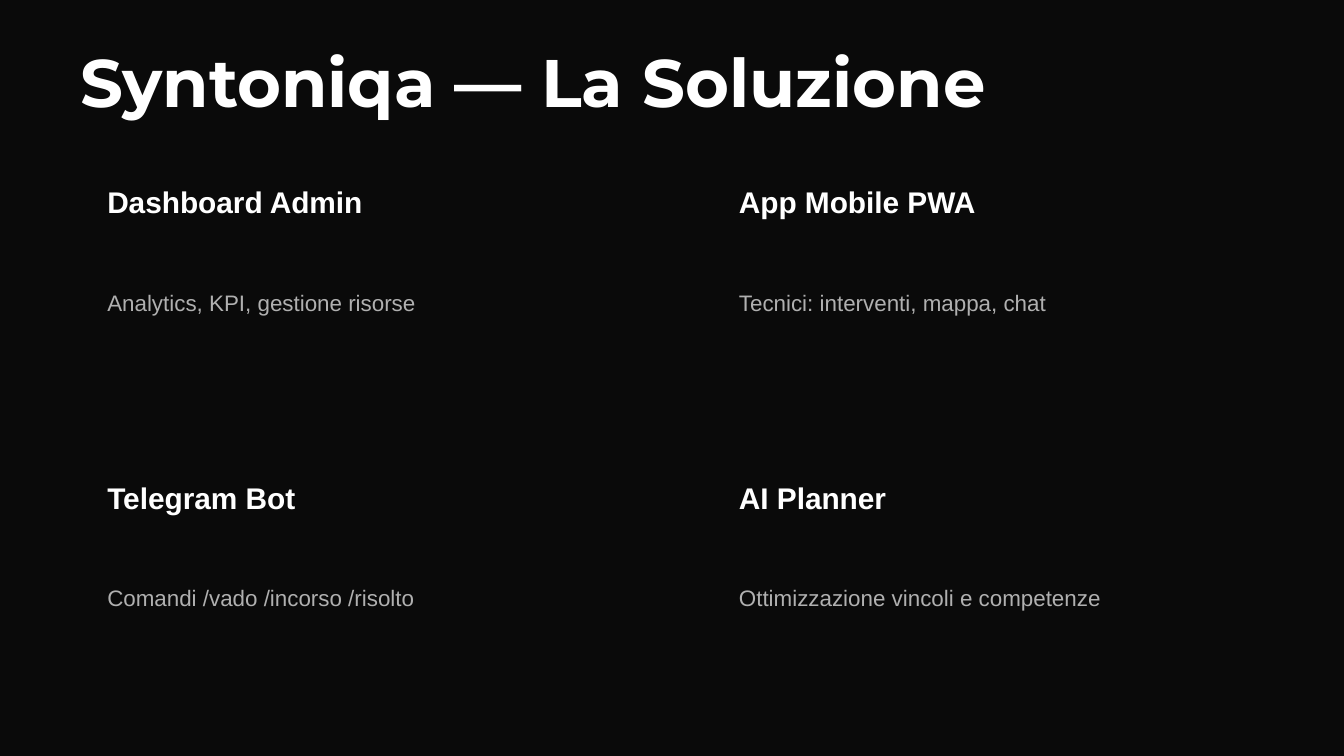
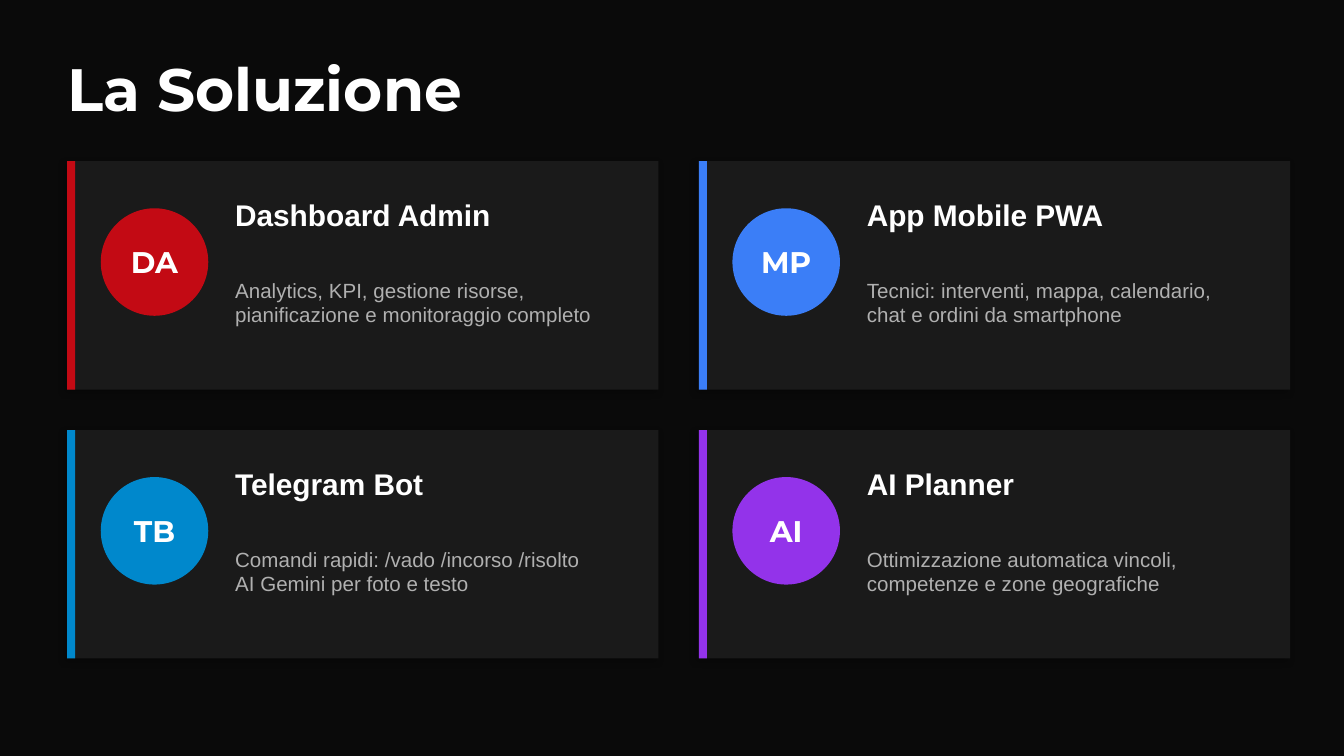
Before and after one commit to fieldforcemrser2026/syntoniqa, a slide deck: slide 4 of docs/01_Executive_Deck.pptx. Drawn at 1344x756 pixels with LibreOffice and Linux fonts; fonts in the diff are those of the drawing. Boxes give left, top, right and bottom in pixels: in the first picture for what was removed or moved away, otherwise in the second. Text is boxed around its words. In the diff, an @@ line names an element or a change of style, - is before the commit and + after.

```diff
--- a/docs/01_Executive_Deck.pptx
+++ b/docs/01_Executive_Deck.pptx
@@ text at bbox=[67, 64, 462, 112]: text changed; size 36 to 32 pt @@
-Syntoniqa — La Soluzione
+La Soluzione
@@ rectangle added at bbox=[67, 161, 659, 390], fill #1A1A1A @@
@@ rectangle added at bbox=[67, 161, 75, 390], fill #C30A14 @@
@@ rectangle added at bbox=[699, 161, 1290, 390], fill #1A1A1A @@
@@ rectangle added at bbox=[699, 161, 707, 390], fill #3B7EF7 @@
@@ ellipse added at bbox=[101, 208, 208, 316], fill #C30A14 @@
@@ text "Dashboard Admin": place and size @@
-text "Dashboard Admin" at bbox=[107, 191, 363, 214]
+text "Dashboard Admin" at bbox=[235, 204, 491, 227]
@@ ellipse added at bbox=[732, 208, 840, 316], fill #3B7EF7 @@
@@ text "App Mobile PWA": place and size @@
-text "App Mobile PWA" at bbox=[739, 191, 975, 218]
+text "App Mobile PWA" at bbox=[867, 204, 1103, 232]
@@ text added at bbox=[131, 252, 178, 273], 16 pt, text #FFFFFF, bold @@
+DA
@@ text added at bbox=[761, 252, 811, 273], 16 pt, text #FFFFFF, bold @@
+MP
@@ text at bbox=[235, 283, 590, 326]: text changed; size 12 to 11 pt @@
-Analytics, KPI, gestione risorse
+Analytics, KPI, gestione risorse,
+pianificazione e monitoraggio completo
@@ text at bbox=[867, 283, 1211, 326]: text changed; size 12 to 11 pt @@
-Tecnici: interventi, mappa, chat
+Tecnici: interventi, mappa, calendario,
+chat e ordini da smartphone
@@ rectangle added at bbox=[67, 430, 659, 659], fill #1A1A1A @@
@@ rectangle added at bbox=[67, 430, 75, 659], fill #0088CC @@
@@ rectangle added at bbox=[699, 430, 1290, 659], fill #1A1A1A @@
@@ rectangle added at bbox=[699, 430, 707, 659], fill #9333EA @@
@@ ellipse added at bbox=[101, 477, 208, 585], fill #0088CC @@
@@ text "Telegram Bot": place and size @@
-text "Telegram Bot" at bbox=[107, 487, 296, 514]
+text "Telegram Bot" at bbox=[235, 473, 424, 501]
@@ ellipse added at bbox=[732, 477, 840, 585], fill #9333EA @@
@@ text "AI Planner": place and size @@
-text "AI Planner" at bbox=[739, 487, 886, 510]
+text "AI Planner" at bbox=[867, 473, 1014, 496]
@@ text added at bbox=[134, 521, 175, 542], 16 pt, text #FFFFFF, bold @@
+TB
@@ text added at bbox=[770, 521, 803, 542], 16 pt, text #FFFFFF, bold @@
+AI
@@ text at bbox=[235, 552, 580, 595]: text changed; size 12 to 11 pt @@
-Comandi /vado /incorso /risolto
+Comandi rapidi: /vado /incorso /risolto
+AI Gemini per foto e testo
@@ text at bbox=[867, 552, 1177, 595]: text changed; size 12 to 11 pt @@
-Ottimizzazione vincoli e competenze
+Ottimizzazione automatica vincoli,
+competenze e zone geografiche
```
Also in this commit, not shown: 8 other slides changed, 9 slides added, 9 slides removed, 9 other files.
